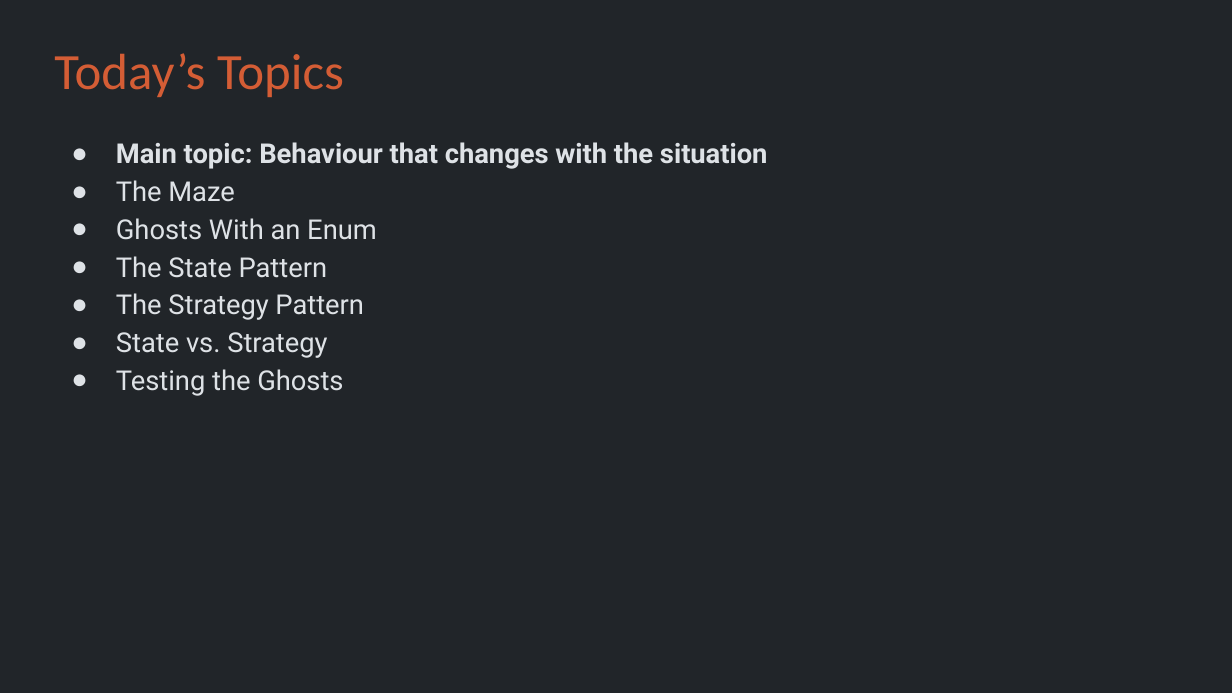
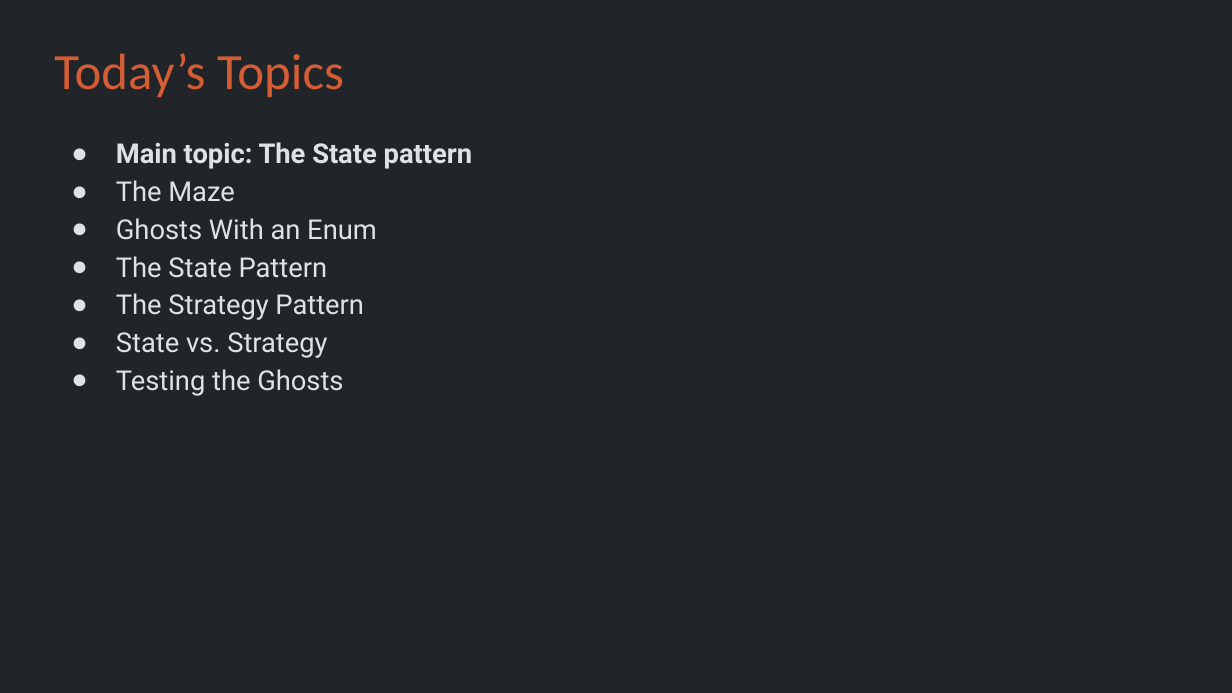
Before and after one commit to Metamate/gar, a slide deck: slide 4 of slides/05 Pac-Man.pptx. Drawn at 1232x693 pixels with LibreOffice and Linux fonts; fonts in the diff are those of the drawing. Boxes give left, top, right and bottom in pixels: in the first picture for what was removed or moved away, otherwise in the second. Text is boxed around its words. In the diff, an @@ line names an element or a change of style, - is before the commit and + after.

```diff
--- a/slides/05 Pac-Man.pptx
+++ b/slides/05 Pac-Man.pptx
@@ text at (x1=116, y1=142, x2=472, y2=169): text changed @@
-● Main topic: Behaviour that changes with the situation
+● Main topic: The State pattern
```
Also in this commit, not shown: 14 other files.
